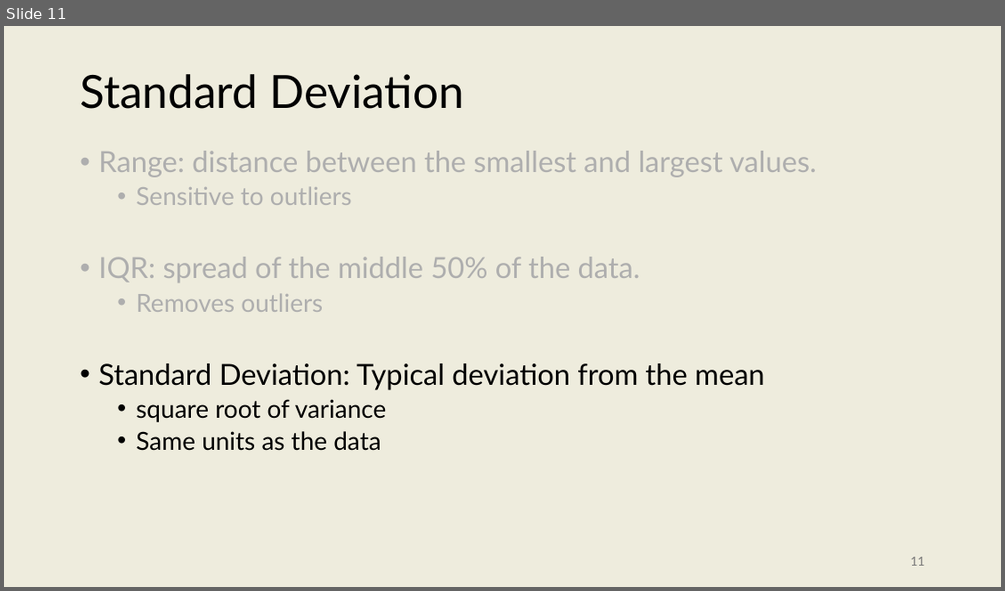
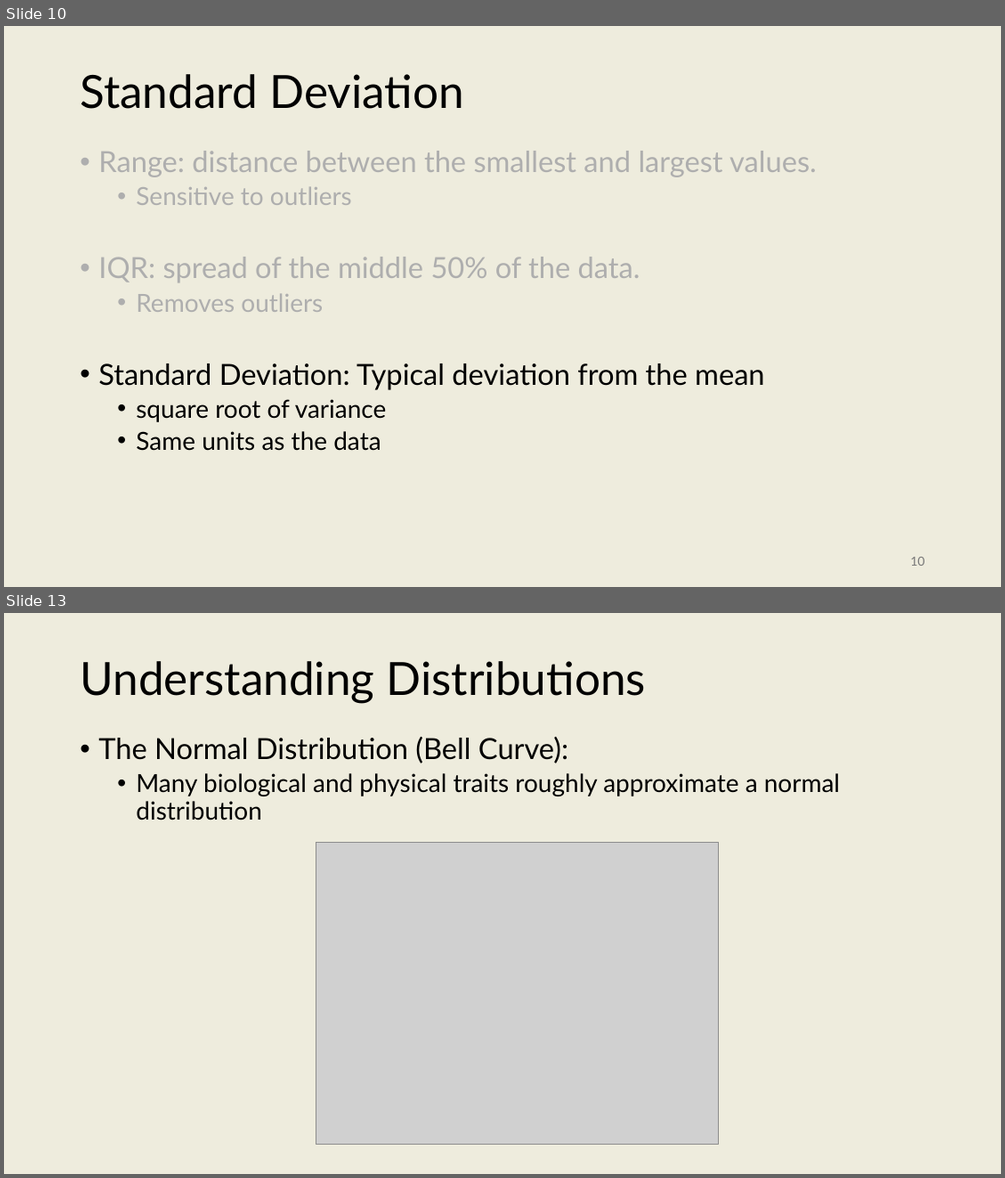
Before and after one commit to onishisaryu/HES-3000-Sports-Data-Analytics, a slide deck: pptx/Lecture8.pptx. Shown one above the other, each under a label of ours: slide 11 before the commit, slides 10 and 13 after it; the slides between them are not shown. The pictures are 1005x591 and 1005x1178 pixels, drawn with LibreOffice and Linux fonts; fonts in the diff are those of the drawing; grey boxes stand for pictures. Boxes give left, top, right and bottom in pixels: in the first picture for what was removed or moved away, otherwise in the second. Text is boxed around its words. In the diff, an @@ line names an element or a change of style, - is before the commit and + after.

```diff
--- a/pptx/Lecture8.pptx
+++ b/pptx/Lecture8.pptx
@@ slide 13 added at (4,613,1001,1174), background #EEECDD @@
@@ title added at (80,661,646,703), 44 pt, text #000000 @@
+Understanding Distributions
@@ text added at (98,737,840,820), 24 pt, text #000000 @@
+• The Normal Distribution (Bell Curve):
+  • Many biological and physical traits roughly approximate a normal distribution
@@ picture added at (316,842,718,1144) @@
@@ what was slide 11 is now slide 10 @@
@@ page number at (910,556,924,565): text changed @@
-11
+10
```
Also in this commit, not shown: 8 slides changed, 8 other slides added, 2 slides removed, 2 other files.
